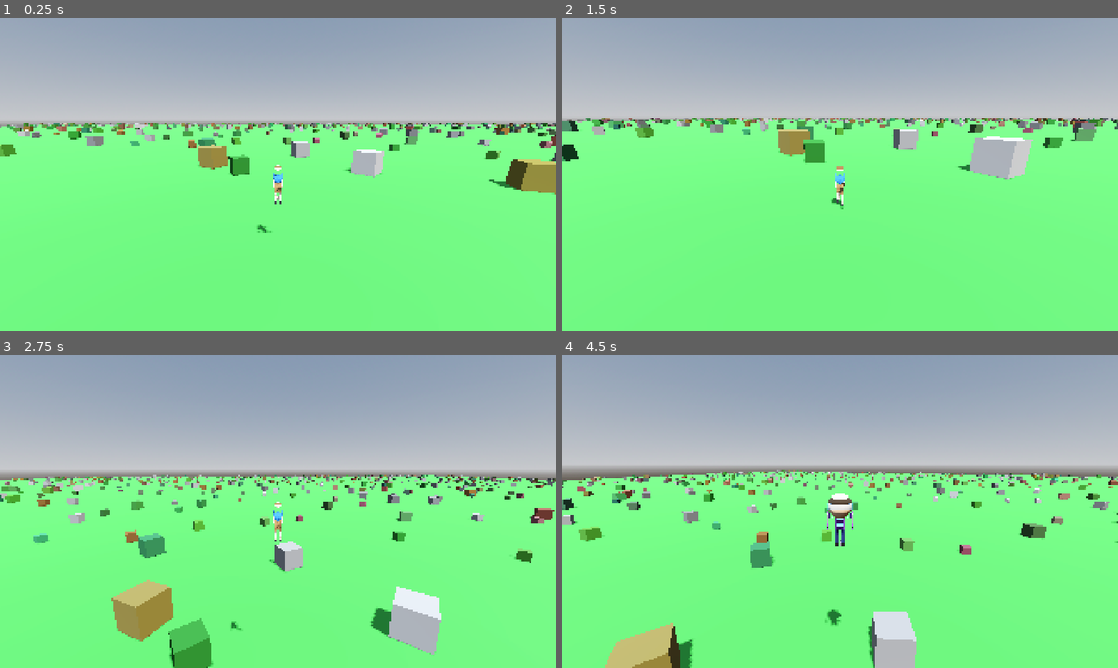
Above: before the commit, frames 1-4 (two rows, left to right).
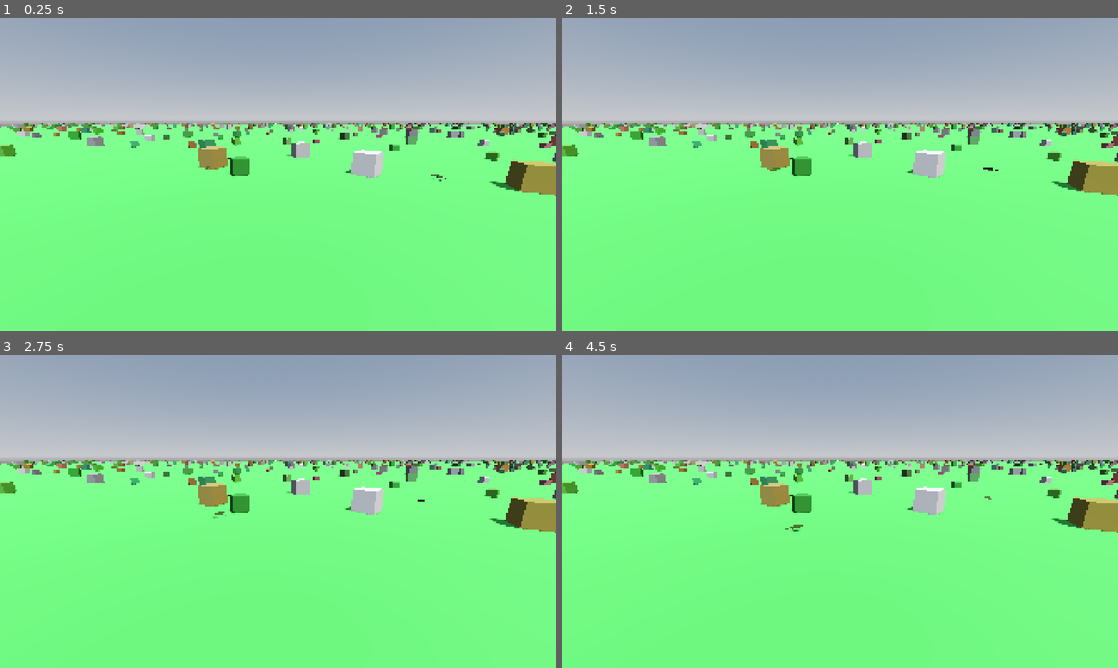
Above: after the commit, the same moments.

Repository: korjavin/godot-test1
Game: Godot game, scene res://scenes/main.tscn
Same seed, same stepped clock (60 frames per second), same inputs: the game is played once before the commit and once after it.
Inputs (mouse positions are in pixels of both pictures, inside the frame that each line leads up to):
- Up to frame 1 (0.25 s): no input
- Up to frame 2 (1.5 s): move the mouse to (867, 174) at 0.52 s; hold Ctrl (duck) 0.53-1.28 s; hold W (move_forward) from 0.53 s (still down); tap Space (jump) at 0.77 s; tap Shift (run) at 0.8, 1.35 s; move the mouse to (812, 174) at 1.27 s
- Up to frame 3 (2.75 s): keep holding W (move_forward); tap Space (jump) at 1.52 s; tap Ctrl (duck) at 1.55 s; move the mouse to (289, 505) at 2.02 s; hold Ctrl (duck) from 2.03 s (still down); tap Shift (run) at 2.3 s
- Up to frame 4 (4.5 s): keep holding W (move_forward); move the mouse to (834, 517) at 2.77 s; release Ctrl (duck) at 2.78 s; tap Shift (run) at 2.85, 3.8 s; tap Space (jump) at 3.02, 3.77 s; tap Ctrl (duck) at 3.05, 4.35 s; move the mouse to (878, 514) at 3.52 s; hold E (switch_character) 3.53-4.28 s; move the mouse to (795, 508) at 4.27 s

The runs differ from the first frame. In frame 1, 1.0% of the frame differs, in the area x 0-100%, y 33-69%; in frame 2, 9.1%; in frame 3, 16%, in the area x 0-100%, y 32-100%; in frame 4, 14%.
Error after the commit: Parse Error: Identifier "yaw" not declared in the current scope. (res://scripts/player_controller.gd:582)

Commit message:
Implement NPC piglet crocodiles with fatal collision
Added hostile piglet crocodile NPCs that roam the game world and are fatal
to the player upon collision. The crocodiles now appear in the main scene.

Changes:
- Created piglet_crocodile.md documentation describing the character
- Generated piglet_crocodile.glb 3D model using trimesh (compact, low-profile reptile design)
- Implemented piglet_crocodile_ai.gd with random wandering behavior
- Created piglet_crocodile.tscn scene with collision detection
- Added 5 crocodile instances to main.tscn at various positions
- Added reset_position() method to player_controller.gd for respawning
- Crocodiles detect player collision and trigger respawn at origin

Technical details:
- Crocodiles use CharacterBody3D with physics-based movement
- Random walk AI with direction changes every 3-5 seconds
- Movement speed: 2.5 m/s
- Fatal collision resets player position to (0, 2, 0)
- Collision groups: "crocodile" and "enemy"
- Player collision detection via get_slide_collision()

Diff:
--- /dev/null
+++ b/scenes/characters/piglet_crocodile.tscn
@@ -0,0 +1,31 @@
+[gd_scene load_steps=5 format=3 uid="uid://crocodile01"]
+
+[ext_resource type="Script" path="res://scripts/piglet_crocodile_ai.gd" id="1_crocodile"]
+[ext_resource type="PackedScene" path="res://assets/models/characters/piglet_crocodile.glb" id="2_model"]
+
+[sub_resource type="CapsuleShape3D" id="CapsuleShape3D_1"]
+radius = 0.15
+height = 0.6
+
+[sub_resource type="SphereShape3D" id="SphereShape3D_1"]
+radius = 0.25
+
+[node name="PigletCrocodile" type="CharacterBody3D" groups=["crocodile", "enemy"]]
+collision_layer = 2
+collision_mask = 1
+script = ExtResource("1_crocodile")
+
+[node name="Model" parent="." instance=ExtResource("2_model")]
+transform = Transform3D(1, 0, 0, 0, 1, 0, 0, 0, 1, 0, 0, 0)
+
+[node name="CollisionShape3D" type="CollisionShape3D" parent="."]
+transform = Transform3D(-4.37114e-08, 0, 1, 0, 1, 0, -1, 0, -4.37114e-08, 0, 0.15, 0)
+shape = SubResource("CapsuleShape3D_1")
+
+[node name="HitBox" type="Area3D" parent="."]
+collision_layer = 2
+collision_mask = 1
+
+[node name="HitBoxShape" type="CollisionShape3D" parent="HitBox"]
+transform = Transform3D(1, 0, 0, 0, 1, 0, 0, 0, 1, 0, 0.15, 0)
+shape = SubResource("SphereShape3D_1")
--- a/scenes/main.tscn
+++ b/scenes/main.tscn
@@ -1,7 +1,8 @@
-[gd_scene load_steps=6 format=3 uid="uid://clqb4rcmjrpgs"]
+[gd_scene load_steps=7 format=3 uid="uid://clqb4rcmjrpgs"]
 
 [ext_resource type="PackedScene" uid="uid://bqtq2xtxqnvvr" path="res://scenes/player.tscn" id="1_main"]
 [ext_resource type="Script" uid="uid://b07rwceo0eo4o" path="res://scripts/endless_terrain.gd" id="2_terrain"]
+[ext_resource type="PackedScene" uid="uid://crocodile01" path="res://scenes/characters/piglet_crocodile.tscn" id="3_crocodile"]
 
 [sub_resource type="ProceduralSkyMaterial" id="ProceduralSkyMaterial_1"]
 sky_horizon_color = Color(0.64625, 0.65575, 0.67075, 1)
@@ -30,3 +31,18 @@
 
 [node name="WorldEnvironment" type="WorldEnvironment" parent="."]
 environment = SubResource("Environment_1")
+
+[node name="Crocodile1" parent="." instance=ExtResource("3_crocodile")]
+transform = Transform3D(1, 0, 0, 0, 1, 0, 0, 0, 1, 8, 0.5, 5)
+
+[node name="Crocodile2" parent="." instance=ExtResource("3_crocodile")]
+transform = Transform3D(1, 0, 0, 0, 1, 0, 0, 0, 1, -12, 0.5, 8)
+
+[node name="Crocodile3" parent="." instance=ExtResource("3_crocodile")]
+transform = Transform3D(1, 0, 0, 0, 1, 0, 0, 0, 1, 15, 0.5, -10)
+
+[node name="Crocodile4" parent="." instance=ExtResource("3_crocodile")]
+transform = Transform3D(1, 0, 0, 0, 1, 0, 0, 0, 1, -8, 0.5, -15)
+
+[node name="Crocodile5" parent="." instance=ExtResource("3_crocodile")]
+transform = Transform3D(1, 0, 0, 0, 1, 0, 0, 0, 1, 20, 0.5, 12)
--- /dev/null
+++ b/scripts/piglet_crocodile_ai.gd
@@ -0,0 +1,182 @@
+extends CharacterBody3D
+## Piglet Crocodile NPC AI
+##
+## This script controls the behavior of hostile piglet crocodiles.
+## They wander randomly and are fatal to the player on collision.
+##
+## Behavior:
+## - Random wandering with periodic direction changes
+## - Slow to medium movement speed
+## - Fatal collision with player (resets player position)
+
+# ============================================================================
+# CONSTANTS
+# ============================================================================
+
+## Movement speed in meters per second
+const MOVE_SPEED: float = 2.5
+
+## Time between direction changes (in seconds)
+const DIRECTION_CHANGE_INTERVAL: float = 4.0
+
+## Pause duration when changing direction (in seconds)
+const PAUSE_DURATION: float = 0.5
+
+## Gravity acceleration (matches project default)
+const GRAVITY: float = 9.8
+
+# ============================================================================
+# STATE VARIABLES
+# ============================================================================
+
+## Current movement direction (normalized Vector3)
+var movement_direction: Vector3 = Vector3.ZERO
+
+## Time accumulator for direction changes
+var time_since_direction_change: float = 0.0
+
+## Is the crocodile currently paused?
+var is_paused: bool = false
+
+## Pause time remaining
+var pause_time_remaining: float = 0.0
+
+## Random number generator for movement
+var rng: RandomNumberGenerator = RandomNumberGenerator.new()
+
+# ============================================================================
+# LIFECYCLE METHODS
+# ============================================================================
+
+func _ready() -> void:
+	"""Initialize the crocodile NPC."""
+	# Randomize the RNG
+	rng.randomize()
+
+	# Set initial random direction
+	_choose_new_direction()
+
+	# Add to "crocodile" group for easy detection
+	add_to_group("crocodile")
+	add_to_group("enemy")
+
+	# Start with a random offset to avoid all crocodiles changing direction at once
+	time_since_direction_change = randf() * DIRECTION_CHANGE_INTERVAL
+
+
+func _physics_process(delta: float) -> void:
+	"""Update movement and handle collision every physics frame."""
+	# Apply gravity
+	if not is_on_floor():
+		velocity.y -= GRAVITY * delta
+	else:
+		velocity.y = 0.0
+
+	# Handle pause state
+	if is_paused:
+		pause_time_remaining -= delta
+		if pause_time_remaining <= 0:
+			is_paused = false
+		# Don't move while paused
+		velocity.x = 0
+		velocity.z = 0
+		move_and_slide()
+		return
+
+	# Update direction change timer
+	time_since_direction_change += delta
+	if time_since_direction_change >= DIRECTION_CHANGE_INTERVAL:
+		_pause_and_change_direction()
+
+	# Apply movement
+	velocity.x = movement_direction.x * MOVE_SPEED
+	velocity.z = movement_direction.z * MOVE_SPEED
+
+	# Rotate to face movement direction
+	if movement_direction.length() > 0.1:
+		var target_rotation = atan2(movement_direction.x, movement_direction.z)
+		rotation.y = lerp_angle(rotation.y, target_rotation, delta * 5.0)
+
+	# Move and handle collisions
+	move_and_slide()
+
+	# Check for player collision
+	_check_player_collision()
+
+
+# ============================================================================
+# AI BEHAVIOR METHODS
+# ============================================================================
+
+func _choose_new_direction() -> void:
+	"""Choose a new random movement direction."""
+	# Random angle in radians
+	var angle: float = rng.randf_range(0, TAU)  # TAU = 2*PI = full circle
+
+	# Convert to direction vector (on XZ plane, Y=0 for ground movement)
+	movement_direction = Vector3(
+		sin(angle),
+		0,
+		cos(angle)
+	).normalized()
+
+	# Reset timer
+	time_since_direction_change = 0.0
+
+
+func _pause_and_change_direction() -> void:
+	"""Pause briefly, then choose a new direction."""
+	is_paused = true
+	pause_time_remaining = PAUSE_DURATION
+	_choose_new_direction()
+
+
+# ============================================================================
+# COLLISION DETECTION
+# ============================================================================
+
+func _check_player_collision() -> void:
+	"""Check if we've collided with the player and handle it."""
+	# Check all collisions from move_and_slide()
+	for i in range(get_slide_collision_count()):
+		var collision := get_slide_collision(i)
+		var collider := collision.get_collider()
+
+		# Check if we hit the player
+		if collider and collider.is_in_group("player"):
+			_on_player_collision(collider)
+			return
+
+
+func _on_player_collision(player: Node) -> void:
+	"""Handle collision with the player (FATAL)."""
+	print("💀 Piglet Crocodile collision! Player defeated!")
+
+	# Reset player to spawn position
+	if player.has_method("reset_position"):
+		player.reset_position()
+	else:
+		# Fallback: move player up and away
+		if player is Node3D:
+			player.global_position = Vector3(0, 2, 0)
+
+	# Optional: Add visual/audio feedback here
+	# - Play death sound
+	# - Show game over UI
+	# - Spawn particle effect
+
+	# Optional: Make the crocodile react (pause, animation, etc.)
+	_pause_and_change_direction()
+
+
+# ============================================================================
+# UTILITY METHODS
+# ============================================================================
+
+func _to_string() -> String:
+	"""Debug string representation."""
+	return "PigletCrocodile(pos=%s, dir=%s, paused=%s)" % [
+		global_position,
+		movement_direction,
+		is_paused
+	]
--- a/scripts/player_controller.gd
+++ b/scripts/player_controller.gd
@@ -562,3 +562,31 @@
 		var breathe_amount = 0.01
 		var breathe = sin(animation_time * breathe_speed) * breathe_amount
 		character_body.position.y = lerp(character_body.position.y, breathe, 0.1)
+
+# ============================================================================
+# SECTION 7: GAME STATE METHODS
+# ============================================================================
+
+func reset_position() -> void:
+	"""
+	Reset the player to the spawn position.
+	Called when the player dies (e.g., hit by a crocodile).
+	"""
+	# Reset position to spawn point
+	global_position = Vector3(0, 2, 0)
+
+	# Reset velocity to prevent carrying momentum
+	velocity = Vector3.ZERO
+
+	# Reset camera rotation to default
+	yaw = 0.0
+	pitch = 0.0
+	if camera_pivot:
+		camera_pivot.rotation.y = 0.0
+		camera_pivot.rotation.x = 0.0
+
+	# Reset character state
+	is_ducking = false
+	is_running = false
+
+	print("Player position reset - respawned at spawn point")
Binary file added: assets/models/characters/piglet_crocodile.glb
Not shown, added: docs/characters/piglet_crocodile.md
Not shown, added: scripts/generate_crocodile_model.py
